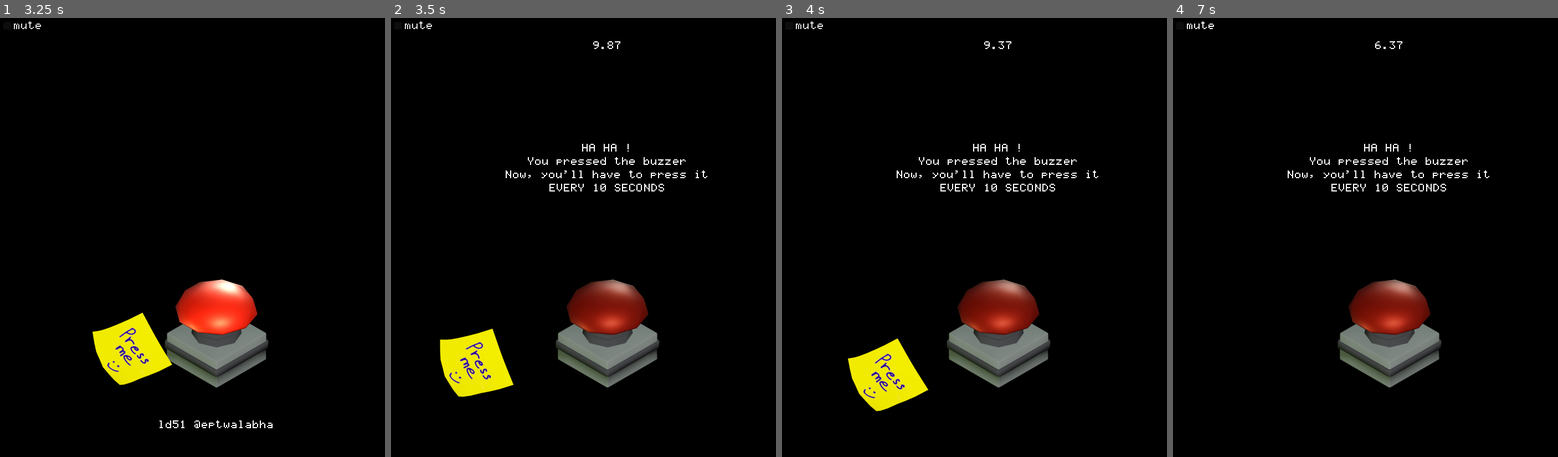
Above: before the commit, frames 1-4 (left to right).
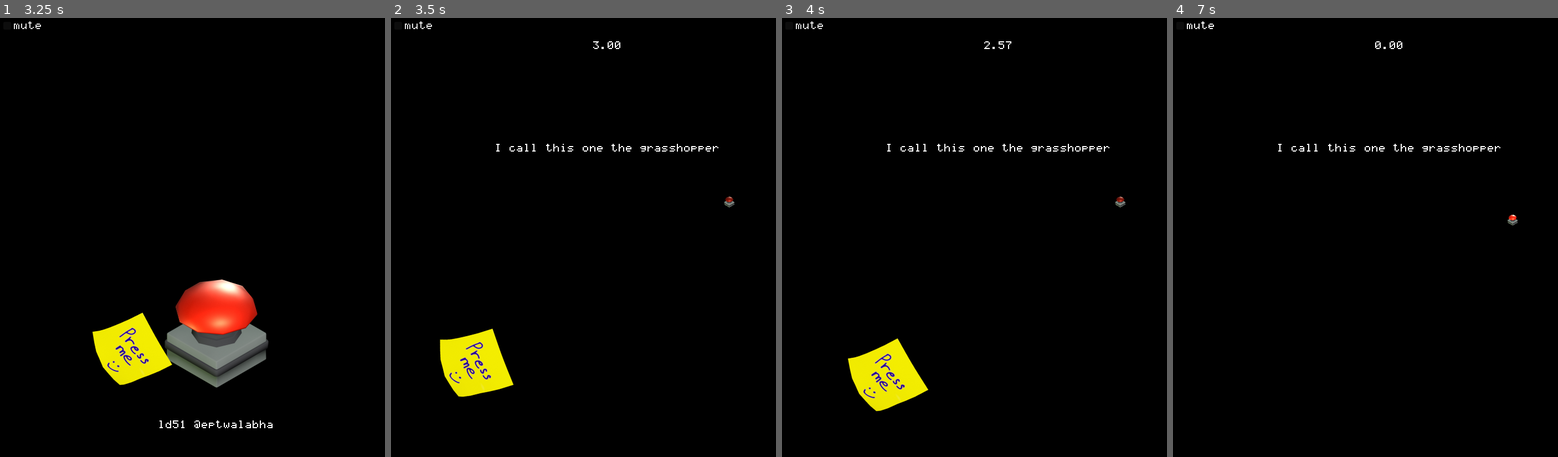
Above: after the commit, the same moments.

Repository: Eptwalabha/ld51
Game: Godot game, scene res://scenes/Game.tscn
Two runs of this game, one before a commit and one after it. Both use one fixed random seed, a clock stepped at 60 frames per second and the inputs below.
Inputs (mouse positions are in pixels of both pictures, inside the frame that each line leads up to):
- Up to frame 1 (3.25 s): drag from (215, 347) to (261, 136) at 0.52 s; drag from (215, 347) to (196, 325) at 1.27 s; move the mouse to (261, 136) at 2.02 s; press the mouse at (261, 136) at 2.03 s; release the mouse at (261, 136) at 2.75 s; tap Enter at 2.75 s; drag from (196, 325) to (84, 167) at 2.77 s
- Up to frame 2 (3.5 s): no input
- Up to frame 3 (4 s): move the mouse to (1132, 303) at 3.52 s; press the mouse at (1132, 303) at 3.53 s
- Up to frame 4 (7 s): release the mouse at (1523, 303) at 4.25 s; drag from (1257, 167) to (1323, 123) at 4.27 s; move the mouse to (1411, 233) at 5.02 s; press the mouse at (1411, 233) at 5.03 s; release the mouse at (1411, 233) at 5.75 s; click "mute" at 5.75 s; tap Space at 6.5 s; drag from (1323, 123) to (1388, 347) at 6.52 s

Frame 1 is identical in both runs. In frame 2, 5.4% of the frame differs, in the area x 27-90%, y 5-85%; in frame 3, 5.4%; in frame 4, 5.5%.

Commit message:
better level managment
refacto the code so I can easily test levels
stop tracking files located in the .godot/ directory

Diff:
--- a/project.godot
+++ b/project.godot
@@ -18,6 +18,7 @@
 [autoload]
 
 Stats="*res://script/stats.gd"
+Level="*res://script/level.gd"
 
 [display]
 
--- a/scenes/Game.gd
+++ b/scenes/Game.gd
@@ -1,10 +1,6 @@
 extends Node2D
 
 var remaining: float = 0.0
-var game_started: bool = false
-var game_over: bool = false
-var press_count: int = 0
-var level_end: bool = true
 var b_scale: Vector2 = Vector2(.5, .5)
 var bouncing_direction: Vector2 = Vector2.UP
 var moving_speed : float = 200.0
@@ -12,7 +8,6 @@
 @onready var count_down : Label = $"%CountDown"
 @onready var dialog : Label = $"%Dialog"
 @onready var buzzer : Buzzer = $"%Buzzer"
-@onready var sticky : StickyNote = $"%Sticky"
 @onready var fade : Fade = $"%Fade"
 @onready var eptwalabha : Label = $"%Eptwalabha"
 @onready var powerArea : PowerArea = $BG/PowerArea
@@ -22,51 +17,23 @@
 @export var shrink_curve: Curve
 @export var duration: float = 10.0
 @export var extra_time: float = 1.0
-
-enum LEVEL {
-	NOTHING,
-	INTRO,
-	INTRO2,
-	INTRO3,
-	BOUNCE,
-	DONT_TURN_LIGHT,
-	RANDOM_BOUNCE,
-	FAKE_1,
-	NO_CAP,
-	NEED_POWER,
-	SHRINK_BOUNCE,
-	TINY,
-
-	#FALLING_OBJECT,
-	FAKE_2,
-	NO_COUNTER,
-	LIGHT_TOO_SOON,
-	TP_RANDOM,
-	FAKE_THE_RETURN,
-	FALL,
-	SHRINK,
-	TP_RANDOM_TINY,
-	IN_THE_DARK,
-	NEED_POWER_MAZE,
-	RANDOM_SHRINK_BOUNCE,
-	IDLE,
+@export var extra_start: float = 0.2
+
+enum GAME_STATE {
+	TITLE_SCREEN,
+	COUNT_DOWN,
+	EXTRA_TIME,
+	BETWEEN_LEVEl,
+	GAME_OVER,
 	VICTORY
 }
 
-@export var level_order: Array[LEVEL] = [
-	LEVEL.NO_COUNTER,
-	LEVEL.LIGHT_TOO_SOON,
-	LEVEL.TP_RANDOM,
-	LEVEL.FAKE_THE_RETURN,
-	LEVEL.FALL,
-	LEVEL.SHRINK,
-	LEVEL.TP_RANDOM_TINY,
-	LEVEL.IN_THE_DARK,
-	LEVEL.NEED_POWER_MAZE,
-	LEVEL.RANDOM_SHRINK_BOUNCE,
-]
+var game_state : GAME_STATE = GAME_STATE.TITLE_SCREEN
+var current_level_index: int = 0
+var current_level: Level.LEVEL_NAME
 
 func _ready() -> void:
+	current_level = Level.levels[current_level_index]
 	AudioServer.set_bus_mute(0, Stats.mute)
 	mute.button_pressed = Stats.mute
 	randomize()
@@ -76,15 +43,19 @@
 	fade.fade_in()
 
 func _process(delta: float) -> void:
-	if !game_started or game_over or level_end:
+	if game_state != GAME_STATE.COUNT_DOWN and game_state != GAME_STATE.EXTRA_TIME:
 		return
 
-	if remaining <= 0:
+	if remaining <= extra_time and game_state == GAME_STATE.COUNT_DOWN:
 		turn_on_buzzer_light()
-		if abs(remaining) > extra_time :
-			remaining = extra_time
-			buzzer.turn_light(false)
-			trigger_game_over(true)
+		game_state = GAME_STATE.EXTRA_TIME
+
+	if remaining <= 0.0:
+		remaining = 0.0
+		game_state = GAME_STATE.GAME_OVER
+		buzzer.turn_light(false)
+		trigger_game_over(true)
+
 
 	update_buzzer(delta)
 	update_count_down()
@@ -92,17 +63,20 @@
 	Stats.total_time += delta
 
 func update_buzzer(delta: float) -> void:
-	match press_count:
-		LEVEL.SHRINK:
+	match current_level:
+		Level.LEVEL_NAME.SHRINK:
 			update_buzzer_scale()
-		LEVEL.BOUNCE, LEVEL.RANDOM_BOUNCE:
+		Level.LEVEL_NAME.BOUNCE, \
+		Level.LEVEL_NAME.RANDOM_BOUNCE:
 			bounce_buzzer(delta)
-		LEVEL.SHRINK_BOUNCE, LEVEL.RANDOM_SHRINK_BOUNCE:
+		Level.LEVEL_NAME.SHRINK_BOUNCE, \
+		Level.LEVEL_NAME.RANDOM_SHRINK_BOUNCE:
 			update_buzzer_scale()
 			bounce_buzzer(delta)
 
 func update_buzzer_scale() -> void:
-	var x = min(1.0, (duration - remaining) / duration)
+	var true_remaining = min(duration, remaining - extra_time)
+	var x = min(1.0, (duration - true_remaining) / duration)
 	buzzer.scale = b_scale * shrink_curve.sample(x)
 
 func bounce_buzzer(delta: float) -> void:
@@ -119,22 +93,16 @@
 	timer.start(randf() * 1.5 + .5)
 
 func update_count_down() -> void:
-	if game_over:
-		count_down.text = "0.00"
-	else:
-		count_down.text = "%.2f" % max(0.0, remaining)
+	count_down.text = "%.2f" % max(0.0, min(duration, remaining - extra_time))
 
 func start_game() -> void:
 	eptwalabha.visible = false
-	game_started = true
 	next_level()
 
 func turn_on_buzzer_light() -> void:
-	match press_count:
-		LEVEL.DONT_TURN_LIGHT:
-			pass
-		_:
-			buzzer.turn_light()
+	if current_level == Level.LEVEL_NAME.DONT_TURN_LIGHT:
+		return
+	buzzer.turn_light()
 
 func move_buzzer_at_random() -> void:
 	buzzer.global_position = random_position()
@@ -160,30 +128,30 @@
 	powerArea.visible = false
 	reset_all_items()
 
-	match press_count:
-		LEVEL.IN_THE_DARK:
+	match current_level:
+		Level.LEVEL_NAME.IN_THE_DARK:
 			buzzer.in_the_dark()
-		LEVEL.LIGHT_TOO_SOON:
+		Level.LEVEL_NAME.LIGHT_TOO_SOON:
 			timer.start(duration - 2.0)
-		LEVEL.NEED_POWER:
+		Level.LEVEL_NAME.NEED_POWER:
 			new_buzzer_position = Vector2(150, 650)
 			buzzer.display_led = true
 			powerArea.visible = true
 			buzzer.draggable = true
 			buzzer.powered = false
-		LEVEL.TINY:
+		Level.LEVEL_NAME.TINY:
 			new_buzzer_position = random_position()
 			buzzer.scale = Vector2(.05, .05)
-		LEVEL.FALL:
+		Level.LEVEL_NAME.FALL:
 			buzzer.draggable = true
 			buzzer.physic_enable = true
 			new_buzzer_position = Vector2(400, 200)
 			buzzer.rotation = PI
-		LEVEL.NO_COUNTER:
+		Level.LEVEL_NAME.NO_COUNTER:
 			count_down.visible = false
-		LEVEL.NO_CAP:
+		Level.LEVEL_NAME.NO_CAP:
 			buzzer.with_cap = false
-		LEVEL.NEED_POWER_MAZE:
+		Level.LEVEL_NAME.NEED_POWER_MAZE:
 			$BG/Maze.start()
 			buzzer.display_led = true
 			buzzer.powered = false
@@ -192,50 +160,51 @@
 			buzzer.scale = Vector2(.15, .15)
 			buzzer.global_position = Vector2(200, 600)
 			new_buzzer_position = buzzer.global_position
-		LEVEL.SHRINK_BOUNCE, LEVEL.BOUNCE:
-			bouncing_direction = random_direction()
-			new_buzzer_position = random_position()
-		LEVEL.RANDOM_BOUNCE:
-			bouncing_direction = random_direction()
-			new_buzzer_position = random_position()
-			start_random_timer()
-		LEVEL.RANDOM_SHRINK_BOUNCE:
-			bouncing_direction = random_direction()
-			new_buzzer_position = random_position()
-			start_random_timer()
-		LEVEL.TP_RANDOM:
-			new_buzzer_position = random_position()
-			start_random_timer()
-		LEVEL.TP_RANDOM_TINY:
+		Level.LEVEL_NAME.SHRINK_BOUNCE, Level.LEVEL_NAME.BOUNCE:
+			bouncing_direction = random_direction()
+			new_buzzer_position = random_position()
+		Level.LEVEL_NAME.RANDOM_BOUNCE:
+			bouncing_direction = random_direction()
+			new_buzzer_position = random_position()
+			start_random_timer()
+		Level.LEVEL_NAME.RANDOM_SHRINK_BOUNCE:
+			bouncing_direction = random_direction()
+			new_buzzer_position = random_position()
+			start_random_timer()
+		Level.LEVEL_NAME.TP_RANDOM:
+			new_buzzer_position = random_position()
+			start_random_timer()
+		Level.LEVEL_NAME.TP_RANDOM_TINY:
 			new_buzzer_position = random_position()
 			buzzer.scale = Vector2(.05, .05)
 			start_random_timer()
-		LEVEL.FAKE_1:
+		Level.LEVEL_NAME.FAKE_1:
 			$BG/FakeBuzzers.start(0)
 			new_buzzer_position = random_position()
-		LEVEL.FAKE_2:
+		Level.LEVEL_NAME.FAKE_2:
 			$BG/FakeBuzzers.start(1)
 			new_buzzer_position = random_position()
-		LEVEL.FAKE_THE_RETURN:
+		Level.LEVEL_NAME.FAKE_THE_RETURN:
 			$BG/FakeBuzzers.start(2)
 			new_buzzer_position = random_position()
 		_:
 			pass
 
-	var key = dialog_key()
-	dialog.visible = key != ""
-	if key != "":
+	var key = Level.get_dialog(current_level)
+	if key == "":
+		dialog.visible = false
+	else:
+		dialog.visible = true
 		dialog.text = tr("level-%s" % key)
 
 	buzzer.global_position = new_buzzer_position
 	buzzer.update_buzzer_state()
-	level_end = false
-	remaining = duration
+	game_state = GAME_STATE.COUNT_DOWN
+	remaining = duration + extra_time + extra_start
 
 func trigger_game_over(instant: bool) -> void:
-	game_over = true
 	Stats.nbr_attempt += 1
-	dialog.text = tr(game_over_key())
+	dialog.text = tr(Level.get_game_over_dialog(current_level))
 	if not instant:
 		await get_tree().create_timer(0.5).timeout
 	$AnimationPlayer.play("loose")
@@ -244,73 +213,38 @@
 	buzzer.powered = power
 	buzzer.update_led()
 
-func dialog_key() -> String:
-	match press_count:
-		LEVEL.INTRO: return "intro-01"
-		LEVEL.INTRO2: return "intro-02"
-		LEVEL.INTRO3: return "intro-03"
-		#LEVEL.FALLING_OBJECT: return "falling-object"
-		LEVEL.TP_RANDOM: return "td-random"
-		LEVEL.RANDOM_SHRINK_BOUNCE: return "random-shrink-bounce"
-		LEVEL.RANDOM_BOUNCE: return "random-bounce"
-		LEVEL.BOUNCE: return "bounce"
-		LEVEL.SHRINK_BOUNCE: return "shrink-bounce"
-		LEVEL.SHRINK: return "shrink"
-		LEVEL.FAKE_1: return "fake-01"
-		LEVEL.FAKE_2: return "fake-02"
-		LEVEL.FAKE_THE_RETURN: return "fake-03"
-		LEVEL.NEED_POWER_MAZE: return "power-maze"
-		LEVEL.TINY: return "tiny"
-		LEVEL.TP_RANDOM_TINY: return "tp-random-tiny"
-		LEVEL.NO_CAP: return "no-cap"
-		LEVEL.NEED_POWER: return "need-power"
-		LEVEL.FALL: return "fall"
-		LEVEL.NO_COUNTER: return "no-counter"
-		LEVEL.DONT_TURN_LIGHT: return "no-light"
-		LEVEL.LIGHT_TOO_SOON: return "too-soon"
-		LEVEL.IN_THE_DARK: return "pitch-black"
-		LEVEL.IDLE: return "idle"
-		_: return ""
-
-func game_over_key() -> String:
-	match press_count:
-		LEVEL.INTRO, LEVEL.INTRO2, LEVEL.INTRO2:
-			return "game-over-intro"
-		LEVEL.LIGHT_TOO_SOON:
-			return "game-over-too-soon"
-		LEVEL.NO_CAP:
-			return "game-over-no-cap"
-		LEVEL.TINY, LEVEL.TP_RANDOM_TINY:
-			return "game-over-tiny"
-		LEVEL.IDLE:
-			return "game-over-idle"
-		_: return "game-over"
-
 # CALLBACKS
 
 func _on_Buzzer_pressed() -> void:
-	press_count += 1
 	Stats.nbr_click += 1
-	if game_over:
-		buzzer.play_sound(false)
-		return
-	level_end = true
-	if !game_started:
-		sticky.fall()
-		buzzer.play_sound(true)
-	else:
-		if remaining <= 0 and (abs(remaining) <= extra_time):
+	match game_state:
+		GAME_STATE.GAME_OVER:
+			buzzer.play_sound(false)
+		GAME_STATE.TITLE_SCREEN:
+			%StickyNote.fall()
 			buzzer.play_sound(true)
-		else:
-			buzzer.play_sound(false)
-			trigger_game_over(false)
+		GAME_STATE.VICTORY:
+			buzzer.play_sound(true)
+		_:
+			if remaining <= extra_time:
+				buzzer.play_sound(true)
+				current_level_index += 1
+				if Level.has_next_level(current_level_index):
+					game_state = GAME_STATE.VICTORY
+				else:
+					current_level = Level.levels[current_level_index]
+					game_state = GAME_STATE.BETWEEN_LEVEl
+			else:
+				game_state = GAME_STATE.GAME_OVER
+				buzzer.play_sound(false)
+				trigger_game_over(false)
 
 func _on_AnimationPlayer_animation_finished(_anim_name: String) -> void:
-	var _osef = get_tree().reload_current_scene()
+	get_tree().reload_current_scene()
 
 func _on_Fade_finished(fade_in: bool) -> void:
-	if !fade_in and press_count == LEVEL.VICTORY:
-		var _osef = get_tree().change_scene_to_file("res://scenes/Victory.tscn")
+	if !fade_in and game_state == GAME_STATE.VICTORY:
+		get_tree().change_scene_to_file("res://scenes/Victory.tscn")
 
 func _on_Buzzer_drag_stopped() -> void:
 	pass
@@ -331,30 +265,28 @@
 	power_buzzer(false)
 
 func _on_Timer_timeout() -> void:
-	match press_count:
-		LEVEL.LIGHT_TOO_SOON:
+	match current_level:
+		Level.LEVEL_NAME.LIGHT_TOO_SOON:
 			buzzer.turn_light(true)
-		LEVEL.RANDOM_BOUNCE, LEVEL.RANDOM_SHRINK_BOUNCE:
-			bouncing_direction = random_direction()
-			start_random_timer()
-		LEVEL.TP_RANDOM, LEVEL.TP_RANDOM_TINY:
+		Level.LEVEL_NAME.RANDOM_BOUNCE, Level.LEVEL_NAME.RANDOM_SHRINK_BOUNCE:
+			bouncing_direction = random_direction()
+			start_random_timer()
+		Level.LEVEL_NAME.TP_RANDOM, Level.LEVEL_NAME.TP_RANDOM_TINY:
 			buzzer.global_position = random_position()
-			if remaining >= 1.0:
+			if remaining >= (extra_time + 1.0):
 				start_random_timer()
 
 func _on_Buzzer_hidden_in_the_dark() -> void:
-	match press_count:
-		LEVEL.IN_THE_DARK:
-			move_buzzer_at_random()
+	if current_level == Level.LEVEL_NAME.IN_THE_DARK:
+		move_buzzer_at_random()
 
 func _on_Buzzer_press_finished() -> void:
-	if game_over:
-		return
-	match press_count:
-		LEVEL.INTRO:
-			if !game_started:
-				start_game()
-		LEVEL.VICTORY:
+	match game_state:
+		GAME_STATE.GAME_OVER:
+			return
+		GAME_STATE.TITLE_SCREEN:
+			start_game()
+		GAME_STATE.VICTORY:
 			fade.fade_out()
 		_:
 			next_level()
--- a/scenes/Game.tscn
+++ b/scenes/Game.tscn
@@ -97,9 +97,9 @@
 [node name="Game" type="Node2D"]
 script = ExtResource("1")
 shrink_curve = SubResource("4")
-level_order = Array[int]([0])
-
-[node name="ColorRect" type="ColorRect" parent="."]
+duration = 3.0
+
+[node name="BlackBackground" type="ColorRect" parent="."]
 offset_left = -38.0
 offset_top = -44.0
 offset_right = 852.0
@@ -117,6 +117,7 @@
 visible = false
 
 [node name="FakeBuzzers" parent="BG" instance=ExtResource("10")]
+visible = false
 
 [node name="Camera2D" type="Camera2D" parent="."]
 anchor_mode = 0
@@ -126,7 +127,7 @@
 position = Vector2(400, 600)
 scale = Vector2(0.5, 0.5)
 
-[node name="Sticky" parent="." instance=ExtResource("6")]
+[node name="StickyNote" parent="." instance=ExtResource("6")]
 unique_name_in_owner = true
 position = Vector2(350, 530)
 
--- a/scenes/Victory.tscn
+++ b/scenes/Victory.tscn
@@ -1,12 +1,12 @@
-[gd_scene load_steps=5 format=2]
+[gd_scene load_steps=5 format=3 uid="uid://1q1g4e8gm6v6"]
 
-[ext_resource path="res://assets/fonts/font_counter.tres" type="FontFile" id=1]
-[ext_resource path="res://scenes/item/buzzer/Buzzer.tscn" type="PackedScene" id=2]
-[ext_resource path="res://scenes/Victory.gd" type="Script" id=3]
-[ext_resource path="res://scenes/ui/Fade.tscn" type="PackedScene" id=4]
+[ext_resource type="FontFile" path="res://assets/fonts/font_counter.tres" id="1"]
+[ext_resource type="PackedScene" uid="uid://boh45t802s31y" path="res://scenes/item/buzzer/Buzzer.tscn" id="2"]
+[ext_resource type="Script" uid="uid://hk6fcjn8g72x" path="res://scenes/Victory.gd" id="3"]
+[ext_resource type="PackedScene" uid="uid://bgrvi2jpd0d8t" path="res://scenes/ui/Fade.tscn" id="4"]
 
 [node name="Victory" type="Node2D"]
-script = ExtResource( 3 )
+script = ExtResource("3")
 
 [node name="ColorRect" type="ColorRect" parent="."]
 offset_left = -38.0
@@ -14,62 +14,54 @@
 offset_right = 852.0
 offset_bottom = 846.0
 mouse_filter = 2
-color = Color( 0, 0, 0, 1 )
+color = Color(0, 0, 0, 1)
 
 [node name="CanvasLayer" type="CanvasLayer" parent="."]
 
 [node name="Control" type="MarginContainer" parent="CanvasLayer"]
+anchors_preset = 15
 anchor_right = 1.0
 anchor_bottom = 1.0
 mouse_filter = 2
+theme_override_constants/margin_left = 50
+theme_override_constants/margin_top = 20
 theme_override_constants/margin_right = 50
-theme_override_constants/margin_top = 20
-theme_override_constants/margin_left = 50
 theme_override_constants/margin_bottom = 20
 
 [node name="VBoxContainer" type="VBoxContainer" parent="CanvasLayer/Control"]
-offset_left = 50.0
-offset_top = 20.0
-offset_right = 750.0
-offset_bottom = 780.0
+layout_mode = 2
 mouse_filter = 2
 
 [node name="Label" type="Label" parent="CanvasLayer/Control/VBoxContainer"]
-offset_right = 700.0
-offset_bottom = 169.0
+layout_mode = 2
 size_flags_vertical = 7
 size_flags_stretch_ratio = 0.6
-theme_override_colors/font_color = Color( 0.0862745, 0.839216, 0, 1 )
-theme_override_fonts/font = ExtResource( 1 )
+theme_override_colors/font_color = Color(0.0862745, 0.839216, 0, 1)
+theme_override_fonts/font = ExtResource("1")
 text = "CONGRATULATION!"
-align = 1
-valign = 1
+horizontal_alignment = 1
+vertical_alignment = 1
 
 [node name="RichTextLabel" type="RichTextLabel" parent="CanvasLayer/Control/VBoxContainer"]
-offset_top = 173.0
-offset_right = 700.0
-offset_bottom = 455.0
+layout_mode = 2
 size_flags_vertical = 3
 bbcode_enabled = true
 
 [node name="Label2" type="Label" parent="CanvasLayer/Control/VBoxContainer"]
-offset_top = 459.0
-offset_right = 700.0
-offset_bottom = 741.0
+layout_mode = 2
 size_flags_vertical = 7
 
 [node name="Label3" type="Label" parent="CanvasLayer/Control/VBoxContainer"]
-offset_top = 745.0
-offset_right = 700.0
-offset_bottom = 760.0
+layout_mode = 2
 text = "victory-easter-egg"
-align = 1
+horizontal_alignment = 1
 
-[node name="Fade" parent="CanvasLayer" instance=ExtResource( 4 )]
+[node name="Fade" parent="CanvasLayer" instance=ExtResource("4")]
+visible = false
 
-[node name="Buzzer" parent="." instance=ExtResource( 2 )]
-position = Vector2( 407, 650 )
-scale = Vector2( 0.6, 0.6 )
+[node name="Buzzer" parent="." instance=ExtResource("2")]
+position = Vector2(407, 566)
+scale = Vector2(0.6, 0.6)
 light_is_on = true
 
 [connection signal="finished" from="CanvasLayer/Fade" to="." method="_on_Fade_finished"]
--- /dev/null
+++ b/script/level.gd
@@ -0,0 +1,104 @@
+extends Node
+
+enum LEVEL_NAME {
+	INTRO,
+	INTRO2,
+	INTRO3,
+	BOUNCE,
+	DONT_TURN_LIGHT,
+	RANDOM_BOUNCE,
+	FAKE_1,
+	NO_CAP,
+	NEED_POWER,
+	SHRINK_BOUNCE,
+	TINY,
+	FALLING_OBJECT,
+	FAKE_2,
+	NO_COUNTER,
+	LIGHT_TOO_SOON,
+	TP_RANDOM,
+	FAKE_THE_RETURN,
+	FALL,
+	SHRINK,
+	TP_RANDOM_TINY,
+	IN_THE_DARK,
+	NEED_POWER_MAZE,
+	RANDOM_SHRINK_BOUNCE,
+	IDLE
+}
+
+const levels: Array[LEVEL_NAME] = [
+
+	LEVEL_NAME.TP_RANDOM_TINY,
+
+	LEVEL_NAME.INTRO,
+	LEVEL_NAME.INTRO2,
+	LEVEL_NAME.INTRO3,
+	LEVEL_NAME.BOUNCE,
+	LEVEL_NAME.DONT_TURN_LIGHT,
+	LEVEL_NAME.RANDOM_BOUNCE,
+	LEVEL_NAME.FAKE_1,
+	LEVEL_NAME.NO_CAP,
+	LEVEL_NAME.NEED_POWER,
+	LEVEL_NAME.SHRINK_BOUNCE,
+	LEVEL_NAME.TINY,
+	LEVEL_NAME.FALLING_OBJECT,
+	LEVEL_NAME.FAKE_2,
+	LEVEL_NAME.IDLE,
+	LEVEL_NAME.NO_COUNTER,
+	LEVEL_NAME.LIGHT_TOO_SOON,
+	LEVEL_NAME.TP_RANDOM,
+	LEVEL_NAME.FAKE_THE_RETURN,
+	LEVEL_NAME.FALL,
+	LEVEL_NAME.SHRINK,
+	LEVEL_NAME.TP_RANDOM_TINY,
+	LEVEL_NAME.IN_THE_DARK,
+	LEVEL_NAME.NEED_POWER_MAZE,
+	LEVEL_NAME.RANDOM_SHRINK_BOUNCE,
+]
+
+func has_next_level(level_index: int) -> bool:
+	return level_index >= levels.size()
+
+func get_dialog(level: LEVEL_NAME) -> String:
+	match level:
+		LEVEL_NAME.INTRO: return "intro-01"
+		LEVEL_NAME.INTRO2: return "intro-02"
+		LEVEL_NAME.INTRO3: return "intro-03"
+		LEVEL_NAME.FALLING_OBJECT: return "falling-object"
+		LEVEL_NAME.TP_RANDOM: return "td-random"
+		LEVEL_NAME.RANDOM_SHRINK_BOUNCE: return "random-shrink-bounce"
+		LEVEL_NAME.RANDOM_BOUNCE: return "random-bounce"
+		LEVEL_NAME.BOUNCE: return "bounce"
+		LEVEL_NAME.SHRINK_BOUNCE: return "shrink-bounce"
+		LEVEL_NAME.SHRINK: return "shrink"
+		LEVEL_NAME.FAKE_1: return "fake-01"
+		LEVEL_NAME.FAKE_2: return "fake-02"
+		LEVEL_NAME.FAKE_THE_RETURN: return "fake-03"
+		LEVEL_NAME.NEED_POWER_MAZE: return "power-maze"
+		LEVEL_NAME.TINY: return "tiny"
+		LEVEL_NAME.TP_RANDOM_TINY: return "tp-random-tiny"
+		LEVEL_NAME.NO_CAP: return "no-cap"
+		LEVEL_NAME.NEED_POWER: return "need-power"
+		LEVEL_NAME.FALL: return "fall"
+		LEVEL_NAME.NO_COUNTER: return "no-counter"
+		LEVEL_NAME.DONT_TURN_LIGHT: return "no-light"
+		LEVEL_NAME.LIGHT_TOO_SOON: return "too-soon"
+		LEVEL_NAME.IN_THE_DARK: return "pitch-black"
+		LEVEL_NAME.IDLE: return "idle"
+		_: return ""
+
+func get_game_over_dialog(level: LEVEL_NAME) -> String:
+	match level:
+		LEVEL_NAME.INTRO, LEVEL_NAME.INTRO2, LEVEL_NAME.INTRO2:
+			return "game-over-intro"
+		LEVEL_NAME.LIGHT_TOO_SOON:
+			return "game-over-too-soon"
+		LEVEL_NAME.NO_CAP:
+			return "game-over-no-cap"
+		LEVEL_NAME.TINY, LEVEL_NAME.TP_RANDOM_TINY:
+			return "game-over-tiny"
+		LEVEL_NAME.IDLE:
+			return "game-over-idle"
+		_:
+			return "game-over"
Not shown, added: script/level.gd.uid
Not shown, changed: .gitignore
